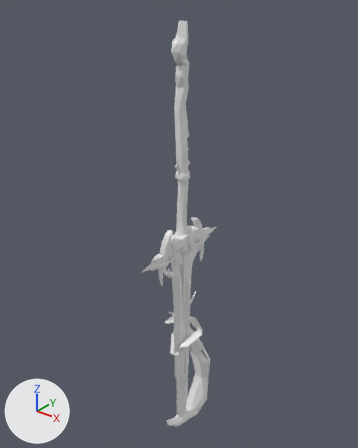
An edit to the glTF model public/models/swords/allswords.glb, drawn before and after from the same camera.
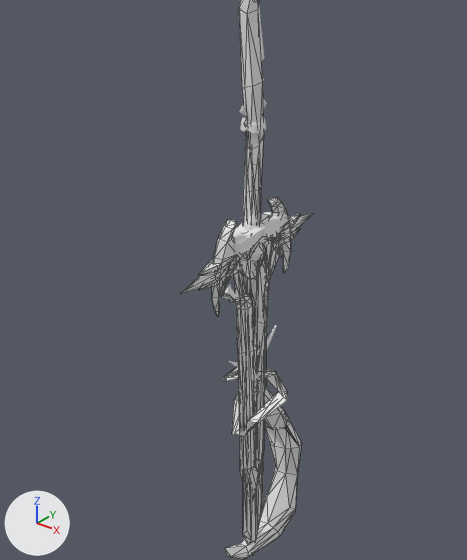
Old and new are each drawn whole from a 50 mm camera at (7.67, -9.74, 5.64) aimed at (-0.38, 0.32, -0.59) and again close up on the part from 10% to 86% of the width and 23% to 95% of the height. The axes (+X, +Y, +Z) are drawn at lower left. The lights are the same throughout. The first two pictures are the older version. The close-ups show mesh edges as thin lines.

Before the edit, the objects in view are built like this:
```python
me_body_004 = bpy.data.meshes.new('body.004')
me_body_004.from_pydata(...)  # 108 vertices, 196 faces; spans x -0.186..0.186, y -0.608..0.608, z -1.065..-0.676
me_sword_dragonspear_001 = bpy.data.meshes.new('sword.dragonSpear.001')
me_sword_dragonspear_001.from_pydata(...)  # 77 vertices, 136 faces; spans x -0.67..0.66, y -0.5..0.77, z -6.83..-3.52
me_tripo_mesh_d2dc23f9_003 = bpy.data.meshes.new('tripo_mesh_d2dc23f9.003')
me_tripo_mesh_d2dc23f9_003.from_pydata(...)  # 87 vertices, 150 faces; spans x -0.14..0.14, y -0.52..0.52, z -6.99..-0.97
ob_spear_blade_rare1 = bpy.data.objects.new('spear_blade_rare1', me_sword_dragonspear_001)
ob_spear_blade_rare1.location = (0.0, 0.0, 0.0)
ob_sword_blade_rare1 = bpy.data.objects.new('sword_blade_rare1', me_tripo_mesh_d2dc23f9_003)
ob_sword_blade_rare1.location = (0.0, 0.0, 0.25)
ob_sword_guard_common1 = bpy.data.objects.new('sword_guard_common1', me_body_004)
ob_sword_guard_common1.location = (0.0, 0.0, 0.0)
# also in view: 'staff_wood_1' at (-0.1, 0.31, -1.59); 'sword_blade_epic1' at (0.0, 0.02, -4.27); 'sword_guard_rare2' at (0.0, 0.0, -2.1); 'sword_blade_rare2' at (0.0, 0.0, -3.98); 'sword_guard_rare1' at (0.0, 0.0, -3.03)
```
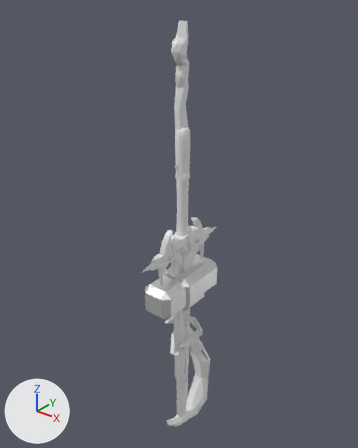
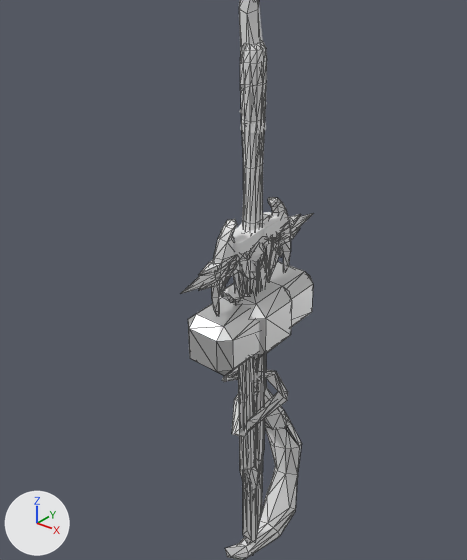
Pixel boxes (x1, y1, x2, y2) of what changed, in the close-ups (467 x 560 px):
```json
{"object": "hammer_blade_common1", "change": "added", "after": [188, 261, 313, 376]}
{"object": "hammer_handle_common1", "change": "added", "after": [240, 41, 267, 293]}
```

Edits to the scene script, one JSON object a line:
```json
{"op": "add", "block": "mat_old_wood", "code": ["mat_old_wood = principled_material('Old_Wood')", "mat_old_wood.base_color = (0.8, 0.8, 0.8)  # white #e7e7e7", "mat_old_wood.roughness = 0.72"]}
{"op": "add", "block": "mat_forged_iron", "code": ["mat_forged_iron = principled_material('Forged_Iron')", "mat_forged_iron.base_color = (0.8, 0.8, 0.8)  # white #e7e7e7", "mat_forged_iron.metallic = 0.85"]}
{"op": "add", "block": "me_hammer_handle_common1", "code": ["me_hammer_handle_common1 = bpy.data.meshes.new('hammer_handle_common1')", "me_hammer_handle_common1.from_pydata(...)  # 144 vertices, 284 faces; spans x -0.19..0.19, y -0.23..0.23, z -3.12..2.37", "me_hammer_handle_common1.materials.append(mat_old_wood)  # white #e7e7e7"]}
{"op": "add", "block": "me_hammer_blade_common1", "code": ["me_hammer_blade_common1 = bpy.data.meshes.new('hammer_blade_common1')", "me_hammer_blade_common1.from_pydata(...)  # 48 vertices, 88 faces; spans x -0.55..0.55, y -1.29..1.29, z -2.61..-1.51", "me_hammer_blade_common1.materials.append(mat_forged_iron)  # white #e7e7e7"]}
{"op": "add", "block": "ob_hammer_handle_common1", "code": ["ob_hammer_handle_common1 = bpy.data.objects.new('hammer_handle_common1', me_hammer_handle_common1)", "ob_hammer_handle_common1.location = (0.0, 0.0, 0.0)"]}
{"op": "add", "block": "ob_hammer_blade_common1", "code": ["ob_hammer_blade_common1 = bpy.data.objects.new('hammer_blade_common1', me_hammer_blade_common1)", "ob_hammer_blade_common1.location = (0.0, 0.0, -0.31)"]}
```
